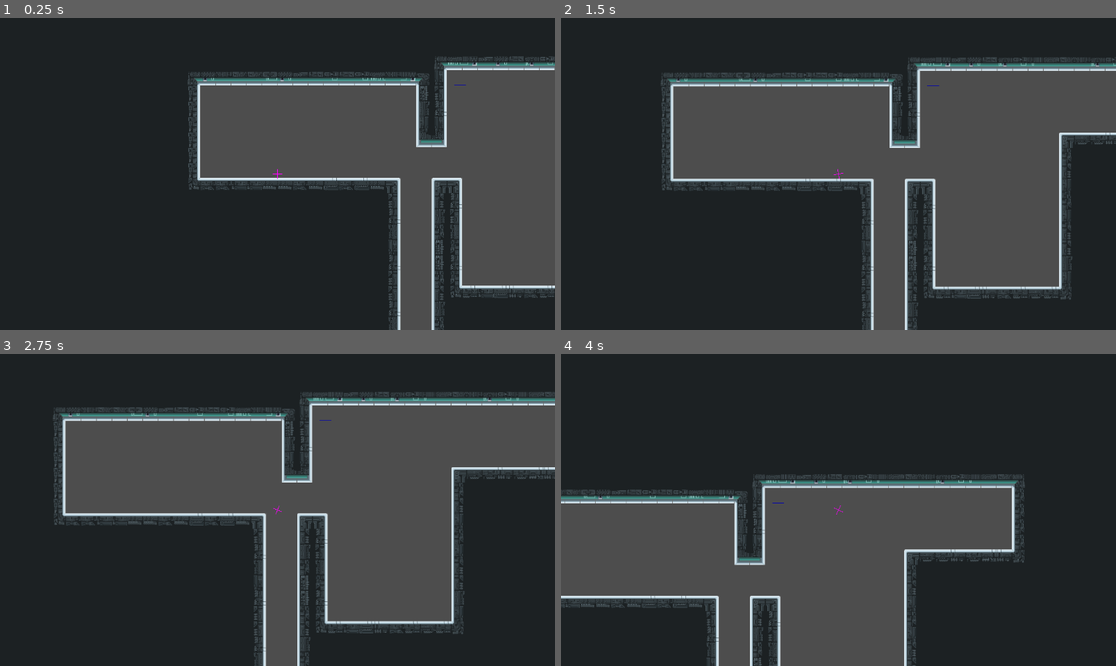
Above: before the commit, frames 1-4 (two rows, left to right).
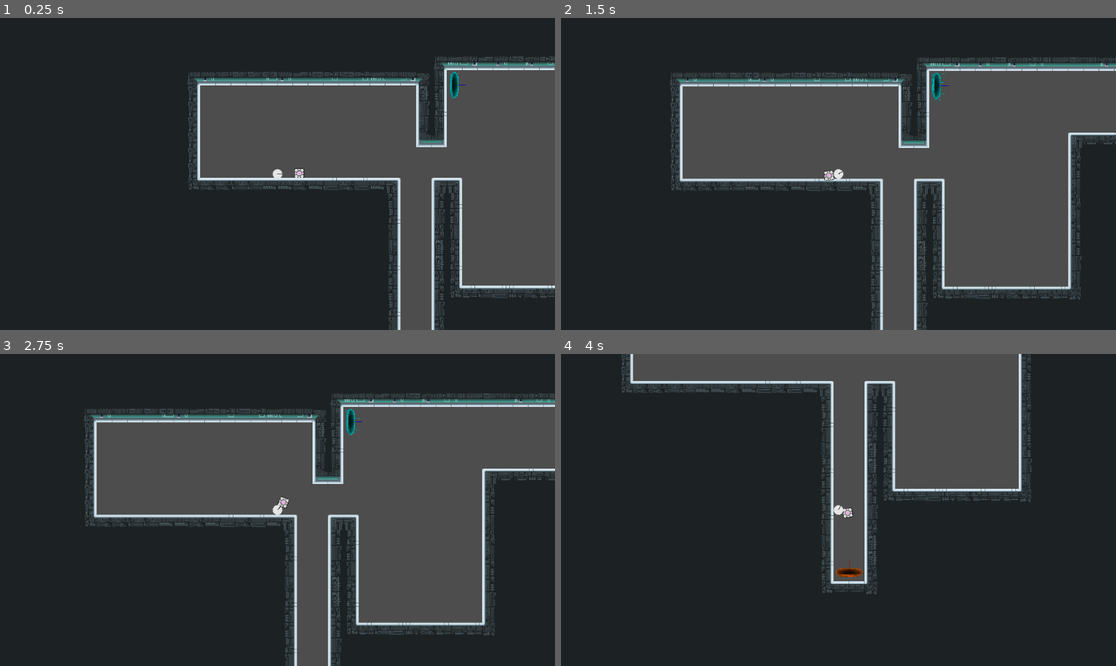
Above: after the commit, the same moments.

Repository: dplattesc/Portal2D-dplatt
Game: Godot game, scene res://level0.tscn
Two runs of this game, one before a commit and one after it. Both use one fixed random seed, a clock stepped at 60 frames per second and the inputs below.
Inputs (mouse positions are in pixels of both pictures, inside the frame that each line leads up to):
- Up to frame 1 (0.25 s): no input
- Up to frame 2 (1.5 s): move the mouse to (960, 158) at 0.52 s; hold D (move_right) 0.53-1.28 s; hold E (pick_up) 0.53-1.28 s; tap W (jump) at 0.77 s; move the mouse to (727, 189) at 1.27 s; hold Left (move_left) from 1.28 s (still down); tap E (pick_up) at 1.35 s
- Up to frame 3 (2.75 s): tap W (jump) at 1.52 s; move the mouse to (333, 441) at 2.02 s; release Left (move_left) at 2.03 s; hold D (move_right) from 2.03 s (still down); hold E (pick_up) from 2.03 s (still down)
- Up to frame 4 (4 s): move the mouse to (810, 572) at 2.77 s; release E (pick_up) at 2.78 s; tap E (pick_up) at 2.85 s; tap W (jump) at 3.02, 3.77 s; move the mouse to (1005, 556) at 3.52 s; release D (move_right) at 3.53 s; hold Left (move_left) from 3.53 s (still down); hold E (pick_up) from 3.53 s (still down)

The runs differ from the first frame. In frame 1, 0.2% of the frame differs, in the area x 49-83%, y 17-52%; in frame 2, 7.9%; in frame 3, 19%; in frame 4, 50%, in the area x 0-85%, y 0-100%.

Commit message:
version 4: textures + smooth object pickup + function cleanup
fixed all object pick up bugs and made it so you cant drop objects inside walls.
Also added a bunch of functions to clean up code
Also added some portal, object, and character sprites (WIP)

Diff:
--- a/Portal 2D/character.gd
+++ b/Portal 2D/character.gd
@@ -2,25 +2,15 @@
 const speed = 10
 const jumpForce = -200
 const friction = 0.95
-var on_ground = true
 var objectPickedUp: Node2D = null
 var isPickedUp: bool = false
 var pickTimer = 0
 var dropTimer = 0
-
-func _ready():
-	contact_monitor = true
-	max_contacts_reported = 10
 func _physics_process(delta):
 	var target_position = get_global_mouse_position()
 	var direction = (target_position - position).normalized()
-	var query = PhysicsRayQueryParameters2D.create(global_position, global_position + Vector2(0, 15)) #create ray query below character
-	var collision = get_world_2d().direct_space_state.intersect_ray(query) #check world collision at ray query
-	if get_colliding_bodies() and collision: #check for touching ground
-		on_ground = true
-	else:
-		on_ground = false
 	var motion = Vector2()
+	var on_ground = onGroundRayCast()
 	motion.x = Input.get_action_strength("move_right") - Input.get_action_strength("move_left")  #set x motion with keybinds
 	if motion.length_squared() > 0:
 		motion = motion.normalized() * speed
@@ -29,23 +19,47 @@
 		linear_velocity.x *= friction #slow down character on ground
 	if on_ground and Input.is_action_just_pressed("jump"): #set y motion with jump
 		apply_impulse(Vector2(0, jumpForce))
+
 	if isPickedUp:
 		objectPickedUp.position = position + direction * 20
-	for body in get_colliding_bodies():
-		if body.name == "object":
-			objectPickedUp = body
-			break
+
+	if pickTimer <= 0:
+		for body in get_colliding_bodies():
+			if body.name == "object":
+				objectPickedUp = body
+				break
 	if Input.is_action_pressed("pick_up") and not isPickedUp and objectPickedUp != null and pickTimer <= 0:
-		print("pick up = true")
+		print("pick up")
 		isPickedUp = true
 		objectPickedUp.get_node("CollisionShape2D").disabled = true
-		dropTimer = 0.5
-	elif Input.is_action_pressed("pick_up") and isPickedUp and dropTimer <= 0:
-		print("pick up = false")
+		dropTimer = 0.1
+	elif Input.is_action_pressed("pick_up") and isPickedUp and dropTimer <= 0 and objectRayCast():
+		print("drop")
 		isPickedUp = false
-		objectPickedUp.position = position + direction * 30
 		objectPickedUp.get_node("CollisionShape2D").disabled = false
+		objectPickedUp.linear_velocity = linear_velocity
 		objectPickedUp = null
-		pickTimer = 0.5
+		pickTimer = 0.1
 	pickTimer = max(0, pickTimer - delta)
 	dropTimer = max(0, dropTimer - delta)
+
+func onGroundRayCast():
+	var query = PhysicsRayQueryParameters2D.create(global_position, global_position + Vector2(0, 15)) #create ray query below character
+	var collision = get_world_2d().direct_space_state.intersect_ray(query) #check world collision at ray query
+	if get_colliding_bodies() and collision: #check for touching ground
+		return true
+	else:
+		return false
+
+func objectRayCast():
+	var target_position = get_global_mouse_position()
+	var direction = (target_position - position).normalized()
+	var ray_start = objectPickedUp.position
+	var ray_end = objectPickedUp.position + direction * 40
+	var space_state = get_world_2d().direct_space_state
+	var objectQuery = PhysicsRayQueryParameters2D.create(ray_start, ray_end)
+	var objectCollision = get_world_2d().direct_space_state.intersect_ray(objectQuery)
+	if "TileMap" in str(objectCollision):
+		return false
+	else:
+		return true
--- a/Portal 2D/character.tscn
+++ b/Portal 2D/character.tscn
@@ -1,13 +1,14 @@
-[gd_scene load_steps=6 format=3 uid="uid://60jyebthstv5"]
+[gd_scene load_steps=7 format=3 uid="uid://60jyebthstv5"]
 
 [ext_resource type="Script" path="res://character.gd" id="1_ttimu"]
 [ext_resource type="PackedScene" uid="uid://ds2f1jgpt3n0j" path="res://object.tscn" id="1_ycphc"]
+[ext_resource type="Texture2D" uid="uid://j2338r00qooc" path="res://textures/sphere.png" id="3_m837w"]
 
 [sub_resource type="CircleShape2D" id="CircleShape2D_47rng"]
 
 [sub_resource type="CircleShape2D" id="CircleShape2D_5ilke"]
 
-[sub_resource type="PlaceholderTexture2D" id="PlaceholderTexture2D_nih1p"]
+[sub_resource type="PlaceholderTexture2D" id="PlaceholderTexture2D_al8lm"]
 
 [node name="character" instance=ExtResource("1_ycphc")]
 position = Vector2(0, 0)
@@ -22,11 +23,13 @@
 shape = SubResource("CircleShape2D_5ilke")
 debug_color = Color(0.913725, 0.290196, 0, 0.419608)
 
-[node name="Sprite2D" type="Sprite2D" parent="." index="2"]
-scale = Vector2(1.04, 20)
-texture = SubResource("PlaceholderTexture2D_nih1p")
+[node name="Sprite2D" parent="." index="2"]
+position = Vector2(0, -1.86265e-09)
+scale = Vector2(0.8677, 0.867059)
+texture = ExtResource("3_m837w")
 
 [node name="Sprite2D2" type="Sprite2D" parent="." index="3"]
-rotation = 1.56966
-scale = Vector2(1.04, 20)
-texture = SubResource("PlaceholderTexture2D_nih1p")
+modulate = Color(0, 0, 0, 1)
+position = Vector2(4.75, 0)
+scale = Vector2(10.5, 1)
+texture = SubResource("PlaceholderTexture2D_al8lm")
--- a/Portal 2D/object.gd
+++ b/Portal 2D/object.gd
@@ -1,5 +1,8 @@
 extends RigidBody2D
 var canTeleport = true
+func _ready():
+	contact_monitor = true
+	max_contacts_reported = 10
 
 func lockTeleport():
 	canTeleport = false
--- a/Portal 2D/object.tscn
+++ b/Portal 2D/object.tscn
@@ -1,6 +1,7 @@
-[gd_scene load_steps=4 format=3 uid="uid://ds2f1jgpt3n0j"]
+[gd_scene load_steps=5 format=3 uid="uid://ds2f1jgpt3n0j"]
 
 [ext_resource type="Script" path="res://object.gd" id="1_fckqj"]
+[ext_resource type="Texture2D" uid="uid://k20nipod4f7x" path="res://textures/block.png" id="2_wulj4"]
 
 [sub_resource type="RectangleShape2D" id="RectangleShape2D_kx6mc"]
 
@@ -22,4 +23,10 @@
 shape = SubResource("RectangleShape2D_nq3ld")
 debug_color = Color(0.890196, 0, 0.796078, 0.419608)
 
+[node name="Sprite2D" type="Sprite2D" parent="."]
+texture_filter = 1
+position = Vector2(-5.96046e-07, -5.96046e-07)
+scale = Vector2(0.869565, 0.869565)
+texture = ExtResource("2_wulj4")
+
 [connection signal="area_entered" from="Area2D" to="." method="_on_area_2d_area_entered"]
--- a/Portal 2D/portal.tscn
+++ b/Portal 2D/portal.tscn
@@ -1,10 +1,138 @@
-[gd_scene load_steps=4 format=3 uid="uid://bast1x61rd14a"]
+[gd_scene load_steps=23 format=3 uid="uid://bast1x61rd14a"]
 
 [ext_resource type="Script" path="res://portal.gd" id="1_l8fn3"]
+[ext_resource type="Texture2D" uid="uid://wioavly886nx" path="res://textures/portal3_atlas.png" id="2_pfabm"]
 
 [sub_resource type="CapsuleShape2D" id="CapsuleShape2D_utyag"]
 
 [sub_resource type="PlaceholderTexture2D" id="PlaceholderTexture2D_jovf3"]
+
+[sub_resource type="AtlasTexture" id="AtlasTexture_rnmjy"]
+atlas = ExtResource("2_pfabm")
+region = Rect2(0, 576, 64, 64)
+
+[sub_resource type="AtlasTexture" id="AtlasTexture_xeqmy"]
+atlas = ExtResource("2_pfabm")
+region = Rect2(64, 576, 64, 64)
+
+[sub_resource type="AtlasTexture" id="AtlasTexture_ryk5b"]
+atlas = ExtResource("2_pfabm")
+region = Rect2(128, 576, 64, 64)
+
+[sub_resource type="AtlasTexture" id="AtlasTexture_4ixwq"]
+atlas = ExtResource("2_pfabm")
+region = Rect2(192, 576, 64, 64)
+
+[sub_resource type="AtlasTexture" id="AtlasTexture_8abr3"]
+atlas = ExtResource("2_pfabm")
+region = Rect2(256, 576, 64, 64)
+
+[sub_resource type="AtlasTexture" id="AtlasTexture_omk0y"]
+atlas = ExtResource("2_pfabm")
+region = Rect2(320, 576, 64, 64)
+
+[sub_resource type="AtlasTexture" id="AtlasTexture_pa4k3"]
+atlas = ExtResource("2_pfabm")
+region = Rect2(384, 576, 64, 64)
+
+[sub_resource type="AtlasTexture" id="AtlasTexture_ci1q8"]
+atlas = ExtResource("2_pfabm")
+region = Rect2(448, 576, 64, 64)
+
+[sub_resource type="AtlasTexture" id="AtlasTexture_2p0eo"]
+atlas = ExtResource("2_pfabm")
+region = Rect2(512, 576, 64, 64)
+
+[sub_resource type="AtlasTexture" id="AtlasTexture_8qn01"]
+atlas = ExtResource("2_pfabm")
+region = Rect2(576, 576, 64, 64)
+
+[sub_resource type="AtlasTexture" id="AtlasTexture_4rqqk"]
+atlas = ExtResource("2_pfabm")
+region = Rect2(640, 576, 64, 64)
+
+[sub_resource type="AtlasTexture" id="AtlasTexture_pp2qu"]
+atlas = ExtResource("2_pfabm")
+region = Rect2(704, 576, 64, 64)
+
+[sub_resource type="AtlasTexture" id="AtlasTexture_isryv"]
+atlas = ExtResource("2_pfabm")
+region = Rect2(768, 576, 64, 64)
+
+[sub_resource type="AtlasTexture" id="AtlasTexture_grbxy"]
+atlas = ExtResource("2_pfabm")
+region = Rect2(832, 576, 64, 64)
+
+[sub_resource type="AtlasTexture" id="AtlasTexture_sf5bv"]
+atlas = ExtResource("2_pfabm")
+region = Rect2(896, 576, 64, 64)
+
+[sub_resource type="AtlasTexture" id="AtlasTexture_ad7ig"]
+atlas = ExtResource("2_pfabm")
+region = Rect2(960, 576, 64, 64)
+
+[sub_resource type="AtlasTexture" id="AtlasTexture_01a81"]
+atlas = ExtResource("2_pfabm")
+region = Rect2(1024, 576, 64, 64)
+
+[sub_resource type="SpriteFrames" id="SpriteFrames_ty0ov"]
+animations = [{
+"frames": [{
+"duration": 1.0,
+"texture": SubResource("AtlasTexture_rnmjy")
+}, {
+"duration": 1.0,
+"texture": SubResource("AtlasTexture_xeqmy")
+}, {
+"duration": 1.0,
+"texture": SubResource("AtlasTexture_ryk5b")
+}, {
+"duration": 1.0,
+"texture": SubResource("AtlasTexture_4ixwq")
+}, {
+"duration": 1.0,
+"texture": SubResource("AtlasTexture_8abr3")
+}, {
+"duration": 1.0,
+"texture": SubResource("AtlasTexture_omk0y")
+}, {
+"duration": 1.0,
+"texture": SubResource("AtlasTexture_pa4k3")
+}, {
+"duration": 1.0,
+"texture": SubResource("AtlasTexture_ci1q8")
+}, {
+"duration": 1.0,
+"texture": SubResource("AtlasTexture_2p0eo")
+}, {
+"duration": 1.0,
+"texture": SubResource("AtlasTexture_8qn01")
+}, {
+"duration": 1.0,
+"texture": SubResource("AtlasTexture_4rqqk")
+}, {
+"duration": 1.0,
+"texture": SubResource("AtlasTexture_pp2qu")
+}, {
+"duration": 1.0,
+"texture": SubResource("AtlasTexture_isryv")
+}, {
+"duration": 1.0,
+"texture": SubResource("AtlasTexture_grbxy")
+}, {
+"duration": 1.0,
+"texture": SubResource("AtlasTexture_sf5bv")
+}, {
+"duration": 1.0,
+"texture": SubResource("AtlasTexture_ad7ig")
+}, {
+"duration": 1.0,
+"texture": SubResource("AtlasTexture_01a81")
+}],
+"loop": true,
+"name": &"default",
+"speed": 5.0
+}]
 
 [node name="portal" type="Area2D" groups=["portal"]]
 script = ExtResource("1_l8fn3")
@@ -22,3 +150,12 @@
 position = Vector2(12, 0)
 scale = Vector2(24.5, 1)
 texture = SubResource("PlaceholderTexture2D_jovf3")
+
+[node name="AnimatedSprite2D" type="AnimatedSprite2D" parent="."]
+texture_filter = 1
+position = Vector2(-2, 0)
+rotation = 1.5708
+scale = Vector2(1.5, 1.5)
+sprite_frames = SubResource("SpriteFrames_ty0ov")
+autoplay = "default"
+frame_progress = 0.562664
--- a/Portal 2D/project.godot
+++ b/Portal 2D/project.godot
@@ -38,6 +38,5 @@
 "deadzone": 0.5,
 "events": [Object(InputEventKey,"resource_local_to_scene":false,"resource_name":"","device":-1,"window_id":0,"alt_pressed":false,"shift_pressed":false,"ctrl_pressed":false,"meta_pressed":false,"pressed":false,"keycode":0,"physical_keycode":87,"key_label":0,"unicode":119,"echo":false,"script":null)
 , Object(InputEventKey,"resource_local_to_scene":false,"resource_name":"","device":-1,"window_id":0,"alt_pressed":false,"shift_pressed":false,"ctrl_pressed":false,"meta_pressed":false,"pressed":false,"keycode":0,"physical_keycode":32,"key_label":0,"unicode":32,"echo":false,"script":null)
-, Object(InputEventKey,"resource_local_to_scene":false,"resource_name":"","device":-1,"window_id":0,"alt_pressed":false,"shift_pressed":false,"ctrl_pressed":false,"meta_pressed":false,"pressed":false,"keycode":0,"physical_keycode":4194320,"key_label":0,"unicode":0,"echo":false,"script":null)
 ]
 }
Binary file added: Portal 2D/textures/block.png
Not shown, added: Portal 2D/textures/block.png.import
Binary file added: Portal 2D/textures/portal3_atlas.png
Not shown, added: Portal 2D/textures/portal3_atlas.png.import
Binary file added: Portal 2D/textures/portal3_gold.png
Not shown, added: Portal 2D/textures/portal3_gold.png.import
Binary file added: Portal 2D/textures/portal3_light-blue.png
Not shown, added: Portal 2D/textures/portal3_light-blue.png.import
Binary file added: Portal 2D/textures/sphere.png
Not shown, added: Portal 2D/textures/sphere.png.import
